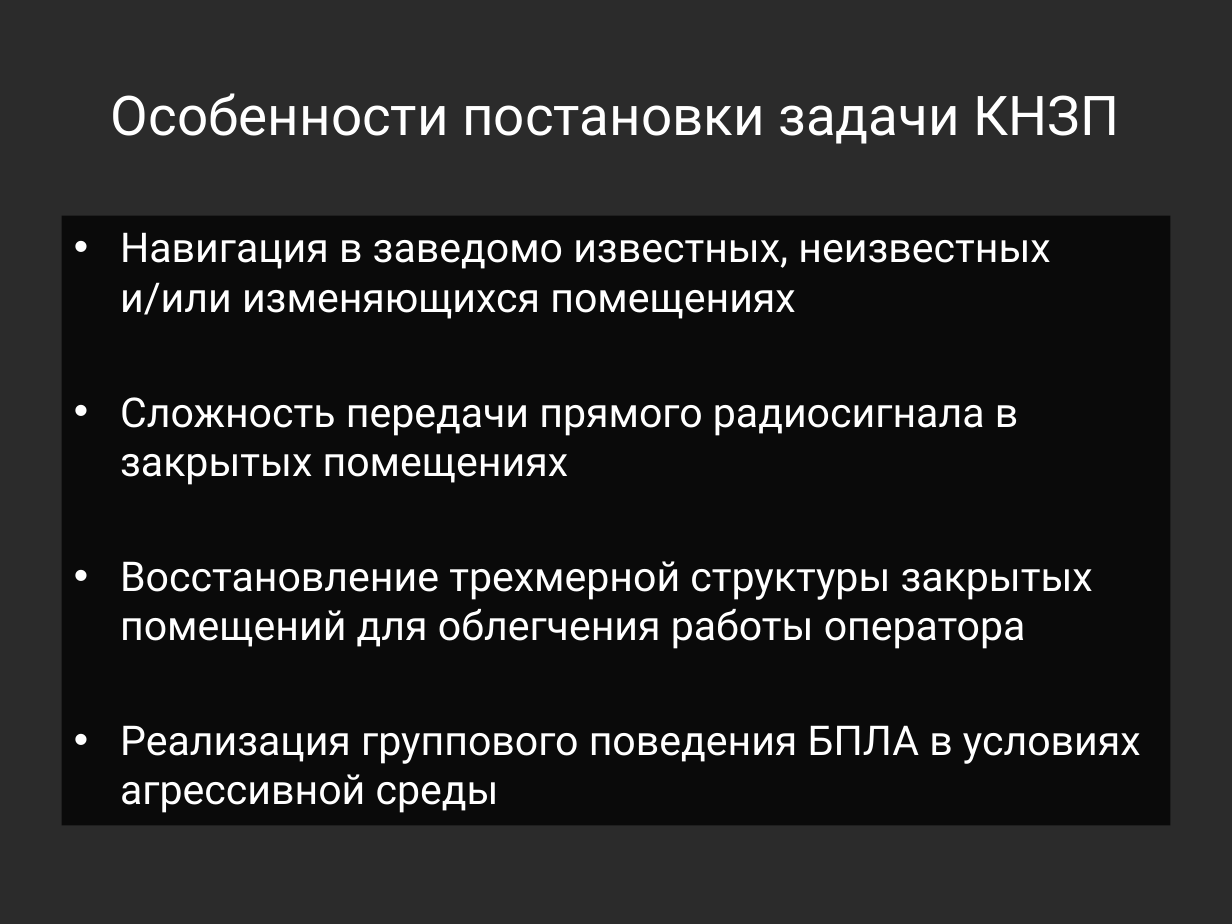
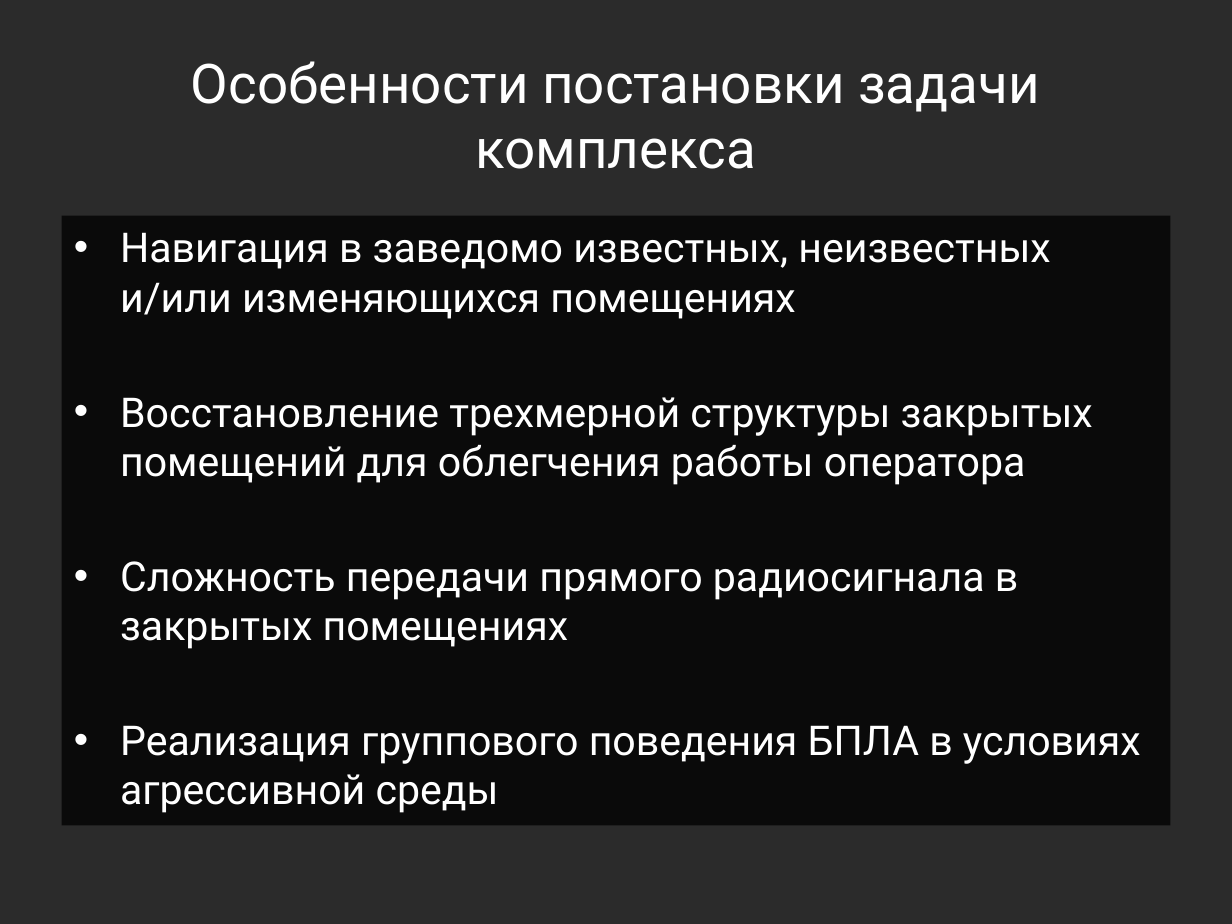
Before and after one commit to yaceq/quadro-xds, a slide deck: slide 4 of Docs/Medias2012_dhg.pptx. Drawn at 1232x924 pixels with LibreOffice and Linux fonts; fonts in the diff are those of the drawing; background and template pictures are left out; a plain dark background stands for a picture behind light text. Boxes give left, top, right and bottom in pixels: in the first picture for what was removed or moved away, otherwise in the second. Text is boxed around its words. In the diff, an @@ line names an element or a change of style, - is before the commit and + after.

```diff
--- a/Docs/Medias2012_dhg.pptx
+++ b/Docs/Medias2012_dhg.pptx
@@ title at (x1=191, y1=61, x2=1040, y2=169): text changed @@
-Особенности постановки задачи КНЗП
+Особенности постановки задачи комплекса
@@ text at (x1=120, y1=397, x2=1093, y2=485): paragraph added @@
+• Восстановление трехмерной структуры закрытых помещений для облегчения работы оператора
@@ text at (x1=120, y1=561, x2=1093, y2=649): paragraph removed @@
-• Восстановление трехмерной структуры закрытых помещений для облегчения работы оператора
```
Also in this commit, not shown: 2 other files.
